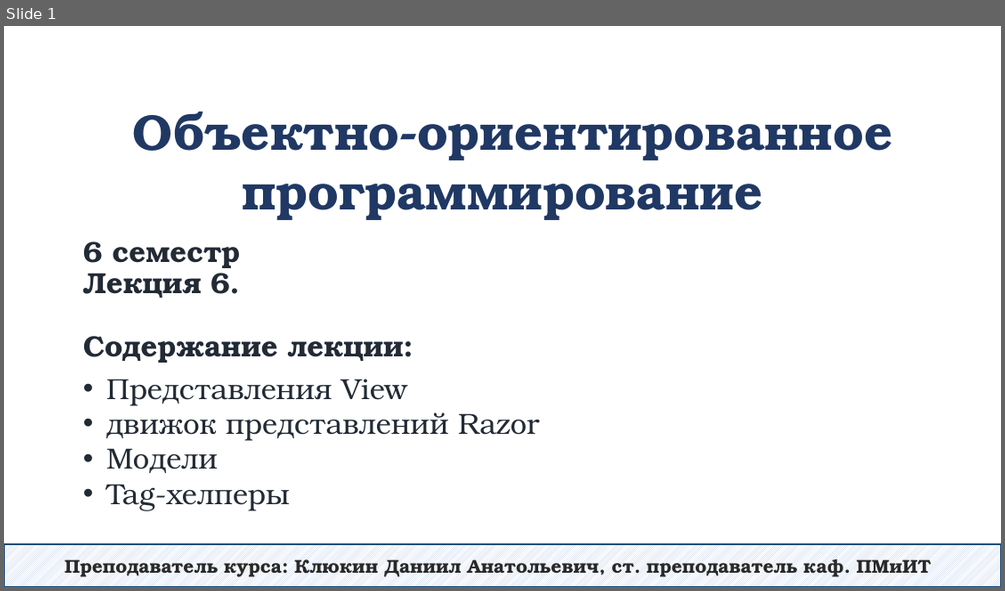
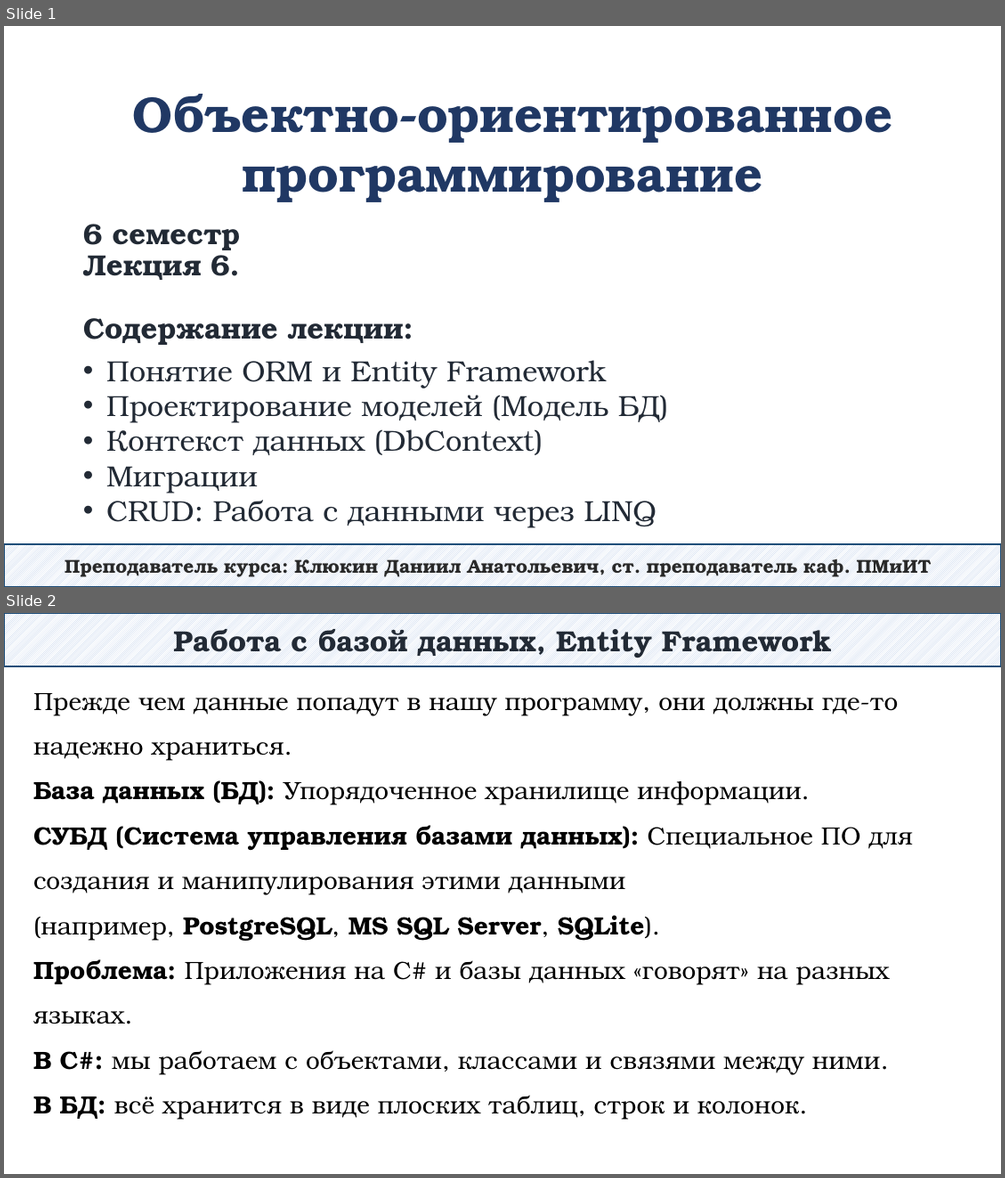
Before and after one commit to DaniilKlyukin/OOP-6, a slide deck: Лекции/ООП 2 лек 6.pptx. Shown one above the other, each under a label of ours: slide 1 before the commit, slides 1 and 2 after it. The pictures are 1005x591 and 1005x1178 pixels, drawn with LibreOffice and Linux fonts; fonts in the diff are those of the drawing. Boxes give left, top, right and bottom in pixels: in the first picture for what was removed or moved away, otherwise in the second. Text is boxed around its words. In the diff, an @@ line names an element or a change of style, - is before the commit and + after.

```diff
--- a/Лекции/ООП 2 лек 6.pptx
+++ b/Лекции/ООП 2 лек 6.pptx
@@ slide 2 added at [4, 613, 1001, 1174], background #FFFFFF @@
@@ rectangle added at [4, 613, 1001, 666], fill pattern #B4C7E7 on #FFFFFF, outline #1F4E79 1.25 pt, 28 pt, text #222A35, bold @@
+Работа с базой данных, Entity Framework
@@ text added at [33, 693, 912, 1119], 24 pt, text #000000 @@
+Прежде чем данные попадут в нашу программу, они должны где-то надежно храниться.
+База данных (БД): Упорядоченное хранилище информации.
+СУБД (Система управления базами данных): Специальное ПО для создания и манипулирования этими данными (например, PostgreSQL, MS SQL Server, SQLite).
+Проблема: Приложения на C# и базы данных «говорят» на разных языках.
+В C#: мы работаем с объектами, классами и связями между ними.
+В БД: всё хранится в виде плоских таблиц, строк и колонок.
@@ slide 1 changed as well @@
@@ text "Объектно-ориентированное программирование": place and size @@
-text "Объектно-ориентированное программирование" at [133, 111, 892, 220]
+text "Объектно-ориентированное программирование" at [133, 94, 892, 202]
@@ title "6 семестр Лекция 6. Содержание ...": place and size @@
-title "6 семестр Лекция 6. Содержание ..." at [83, 241, 404, 362]
+title "6 семестр Лекция 6. Содержание ..." at [83, 224, 404, 345]
@@ text at [106, 360, 660, 528]: text changed @@
-• Представления View
-• движок представлений Razor
-• Модели
-• Tag-хелперы
+• Понятие ORM и Entity Framework
+• Проектирование моделей (Модель БД)
+• Контекст данных (DbContext)
+• Миграции
+• CRUD: Работа с данными через LINQ
```
Also in this commit, not shown: 9 other slides added, 43 slides removed.
